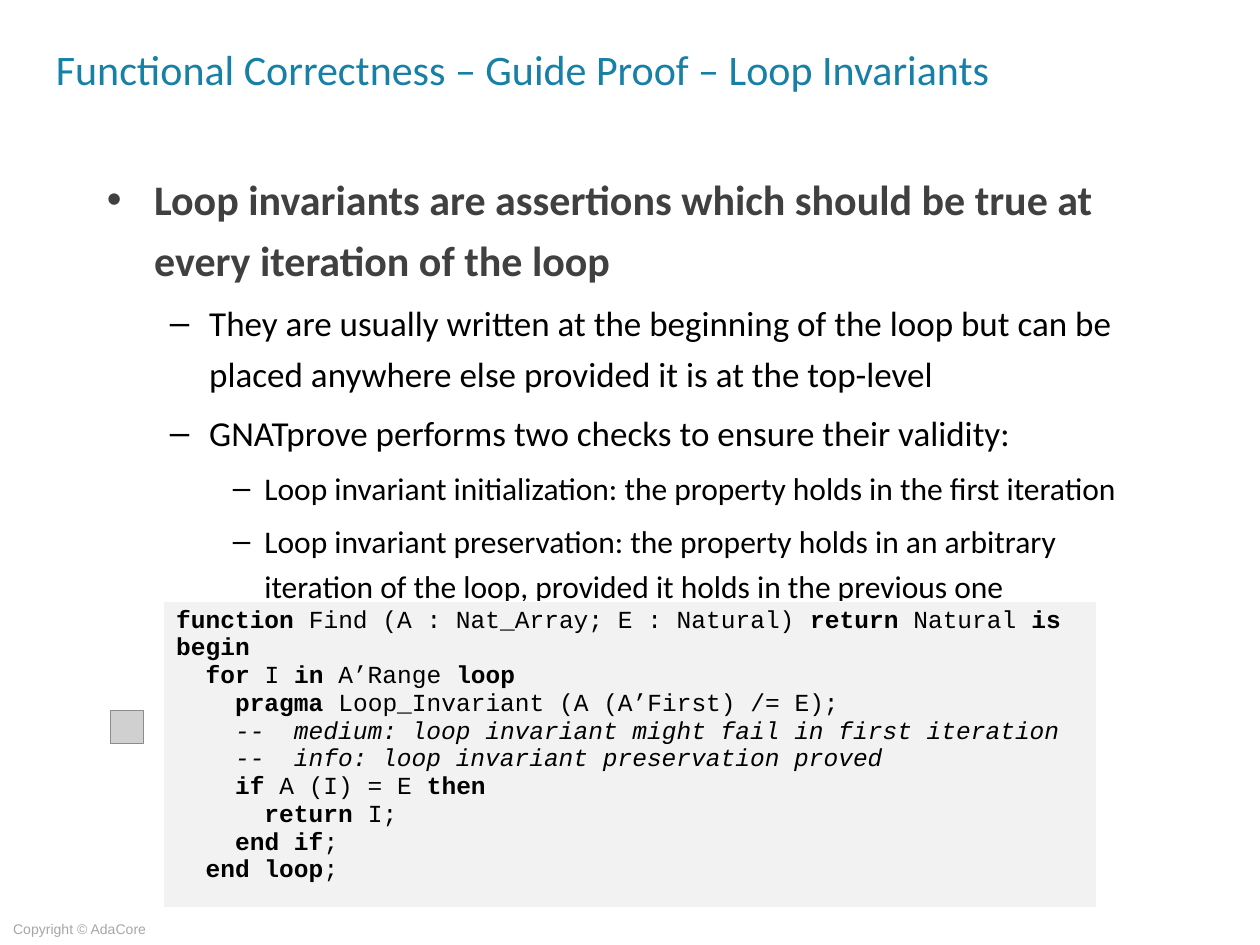
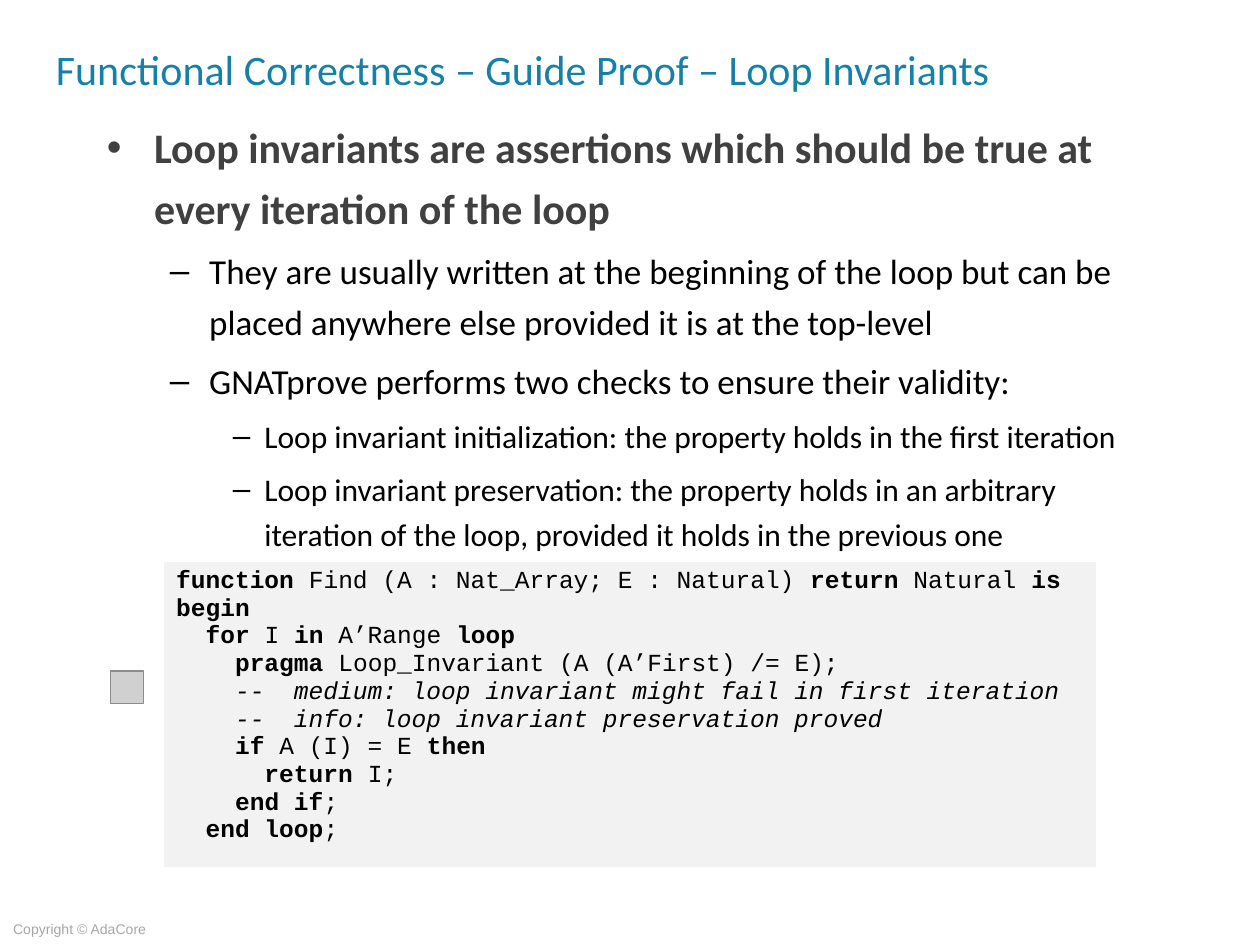
Before and after one commit to AdaCoreU/Courses, a slide deck: slide 13 of lectures/06_SPARK_2014/05_Proof_Of_Functional_Correctness/Slides/05_Proof_Of_Functional_Correctness.ppt. Drawn at 1260x945 pixels with LibreOffice and Linux fonts; fonts in the diff are those of the drawing; grey boxes stand for pictures; background and template pictures are left out. Boxes give left, top, right and bottom in pixels: in the first picture for what was removed or moved away, otherwise in the second. Text is boxed around its words. In the diff, an @@ line names an element or a change of style, - is before the commit and + after.

Commit message:
Initial run of audio for Proof of Functional Correctness
Initial run of audio for Proof of Functional Correctness

```diff
--- a/lectures/06_SPARK_2014/05_Proof_Of_Functional_Correctness/Slides/05_Proof_Of_Functional_Correctness.ppt
+++ b/lectures/06_SPARK_2014/05_Proof_Of_Functional_Correctness/Slides/05_Proof_Of_Functional_Correctness.ppt
@@ text "Loop invariants are assertions which ...": place and size @@
-text "Loop invariants are assertions which ..." at bbox=[154, 185, 1116, 601]
+text "Loop invariants are assertions which ..." at bbox=[154, 133, 1116, 551]
@@ table: place and size @@
-table at bbox=[164, 601, 1096, 907]
+table at bbox=[164, 562, 1096, 868]
@@ picture: place and size @@
-picture at bbox=[111, 711, 144, 743]
+picture at bbox=[111, 670, 144, 703]
```
Also in this commit, not shown: 24 other slides changed, 3 other files.
